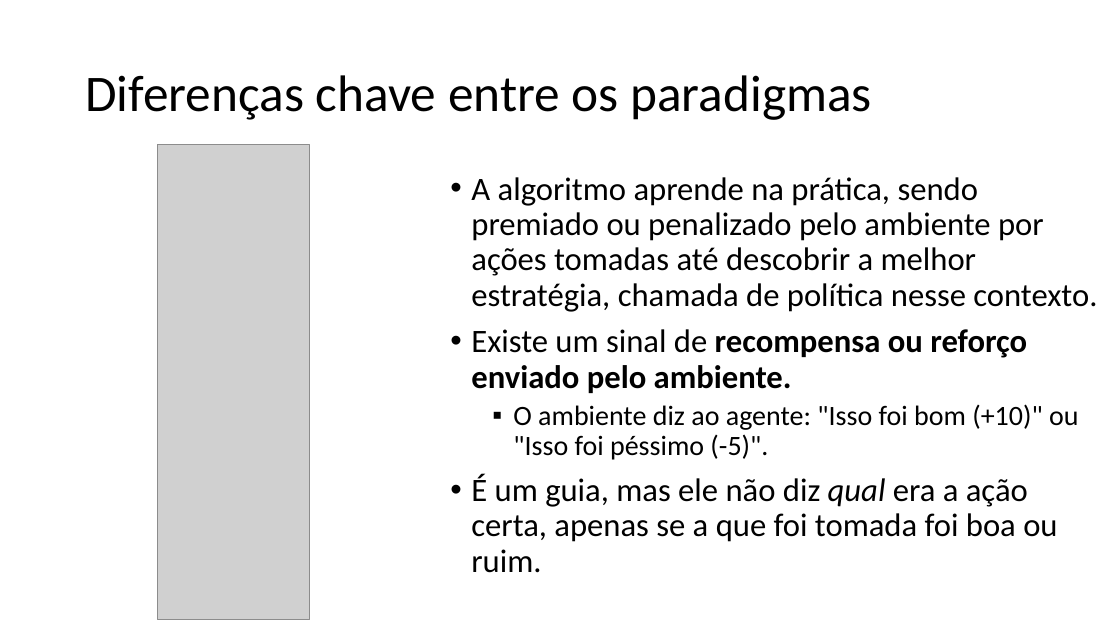
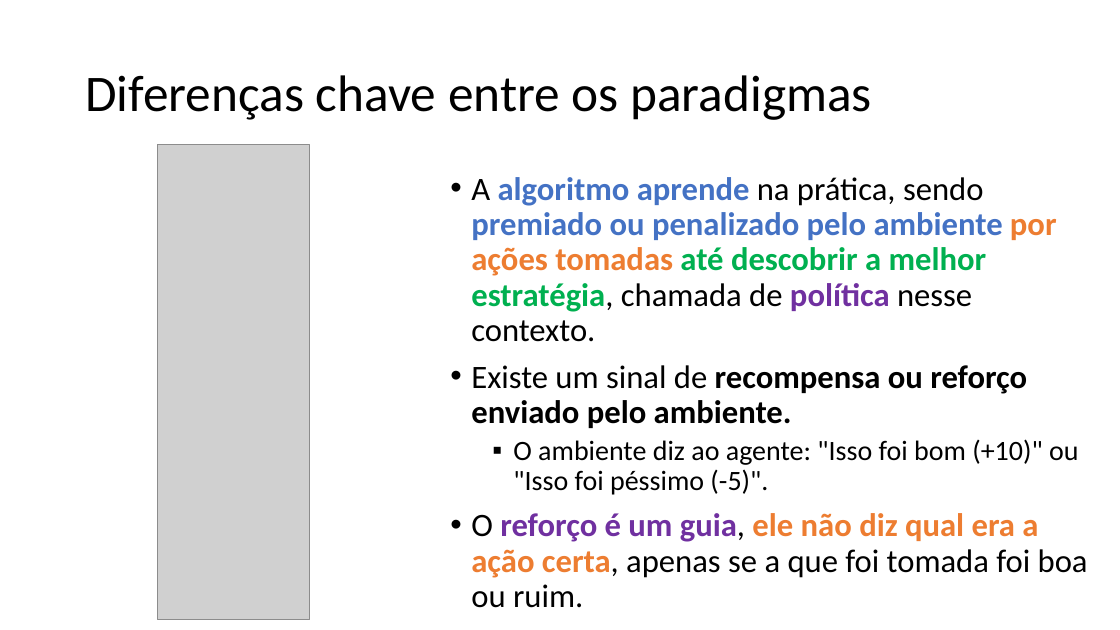
Before and after one commit to zz4fap/c24_inteligencia_artificial, a slide deck: slide 5 of slides/C24_Q_learning.pptx. Drawn at 1120x630 pixels with LibreOffice and Linux fonts; fonts in the diff are those of the drawing; grey boxes stand for pictures. Boxes give left, top, right and bottom in pixels: in the first picture for what was removed or moved away, otherwise in the second. Text is boxed around its words. In the diff, an @@ line names an element or a change of style, - is before the commit and + after.

```diff
--- a/slides/C24_Q_learning.pptx
+++ b/slides/C24_Q_learning.pptx
@@ text at (x1=471, y1=177, x2=1057, y2=342): text colour #000000 to #4472C4 in "algoritmo aprende premiado ou penalizado pelo ambiente"; text colour #000000 to #ED7D31 in "por ações tomadas"; text colour #000000 to #00B050 in "até descobrir a melhor estratégia,"; text colour #000000 to #7030A0 in "política"; bold on in "algoritmo aprende premiado ou penalizado pelo ambiente ..." @@
@@ text at (x1=471, y1=513, x2=1088, y2=608): text changed; bold on @@
-• É um guia, mas ele não diz qual era a ação certa, apenas se a que foi tomada foi boa ou ruim.
+• O reforço é um guia, ele não diz qual era a ação certa, apenas se a que foi tomada foi boa ou ruim.
```
Also in this commit, not shown: 19 other slides changed, 7 slides added, 2 slides removed, 2 other files.
